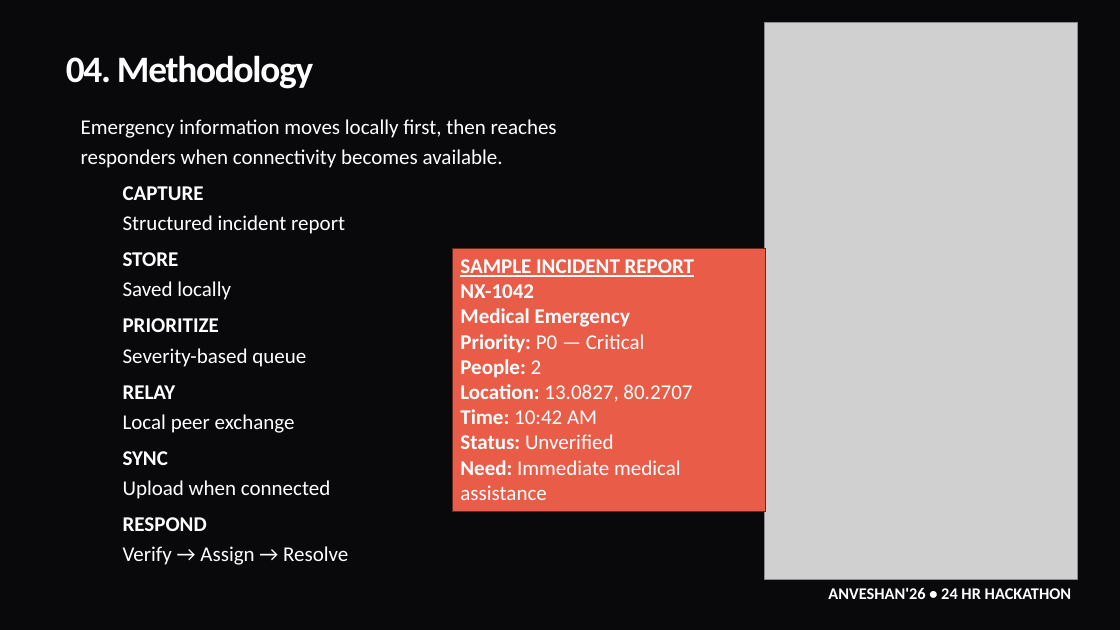
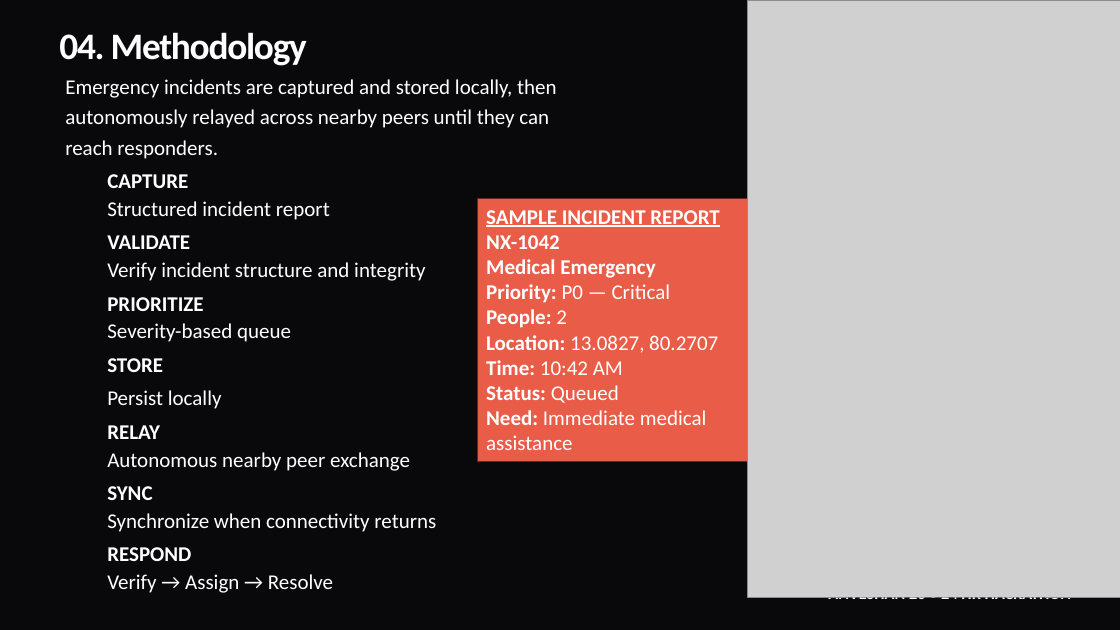
Before and after one commit to PratikDas-VTU/NEXUS, a slide deck: slide 5 of Nexus.pptx. Drawn at 1120x630 pixels with LibreOffice and Linux fonts; fonts in the diff are those of the drawing; grey boxes stand for pictures; background and template pictures are left out. Boxes give left, top, right and bottom in pixels: in the first picture for what was removed or moved away, otherwise in the second. Text is boxed around its words. In the diff, an @@ line names an element or a change of style, - is before the commit and + after.

```diff
--- a/Nexus.pptx
+++ b/Nexus.pptx
@@ text "04. Methodology": place and size @@
-text "04. Methodology" at [66,55,313,89]
+text "04. Methodology" at [59,32,307,66]
@@ picture: place and size @@
-picture at [765,23,1078,580]
+picture at [748,0,1120,597]
@@ subtitle "Emergency incidents are captured and ...": place and size @@
-subtitle "Emergency incidents are captured and ..." at [81,119,557,565]
+subtitle "Emergency incidents are captured and ..." at [65,79,557,593]
@@ subtitle at [65,79,557,159]: text changed @@
-Emergency information moves locally first, then reaches responders when connectivity becomes available.
+Emergency incidents are captured and stored locally, then autonomously relayed across nearby peers until they can reach responders.
@@ subtitle at [107,174,333,593]: line spacing 1.2 to 1.1 @@
@@ rectangle "SAMPLE INCIDENT REPORT": place and size @@
-rectangle "SAMPLE INCIDENT REPORT" at [452,249,765,512]
+rectangle "SAMPLE INCIDENT REPORT" at [478,199,791,462]
@@ subtitle at [107,235,425,281]: text changed @@
-    STORE
-    Saved locally
+    VALIDATE
+    Verify incident structure and integrity
@@ text in rectangle at [486,284,718,450]: text changed @@
-Priority: P0 — Critical
-People: 2
-Location: 13.0827, 80.2707
-Time: 10:42 AM
-Status: Unverified
-Need: Immediate medical assistance
+Priority: P0 — Critical
+People: 2
+Location: 13.0827, 80.2707
+Time: 10:42 AM
+Status: Queued
+Need: Immediate medical assistance
@@ subtitle at [107,358,436,532]: text changed @@
-    RELAY
-    Local peer exchange
-    SYNC
-    Upload when connected
+    STORE
+    Persist locally
+    RELAY
+    Autonomous nearby peer exchange
+    SYNC
+    Synchronize when connectivity returns
```
Also in this commit, not shown: 5 other slides changed, 1 slide added, 2 other files.
